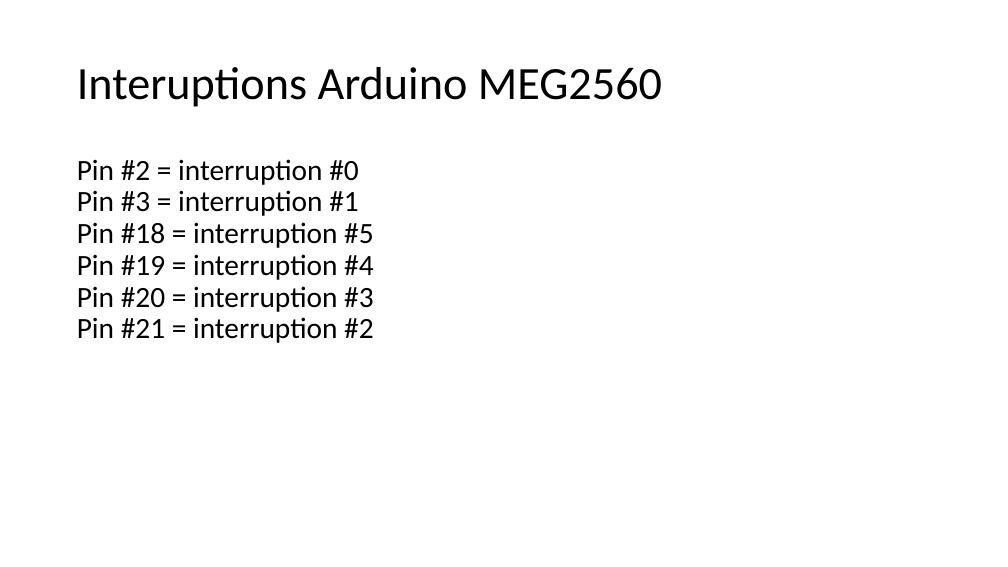
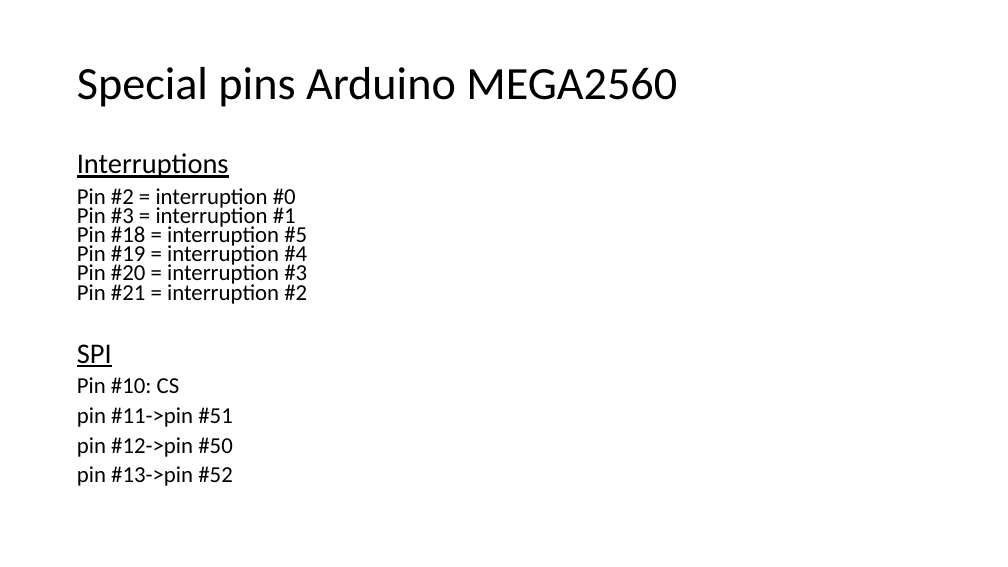
Before and after one commit to RobotEdh/RobotMicroControl, a slide deck: slide 9 of libraries/Diagramm Robot v2.pptx (slide 8 before the commit). Drawn at 1008x567 pixels with LibreOffice and Linux fonts; fonts in the diff are those of the drawing. Boxes give left, top, right and bottom in pixels: in the first picture for what was removed or moved away, otherwise in the second. Text is boxed around its words. In the diff, an @@ line names an element or a change of style, - is before the commit and + after.

```diff
--- a/libraries/Diagramm Robot v2.pptx
+++ b/libraries/Diagramm Robot v2.pptx
@@ title at (77, 67, 677, 107): text changed @@
-Interuptions Arduino MEG2560
+Special pins Arduino MEGA2560
@@ text at (77, 153, 229, 178): paragraph added @@
+Interruptions
@@ text at (77, 188, 307, 304): size 28 to 21.7 pt in "Pin #2 = interruption #0 Pin #3 ..."; line spacing 0.9 to 0.7 @@
@@ text at (77, 344, 232, 486): paragraphs added @@
+SPI
+Pin #10: CS
+pin #11->pin #51
+pin #12->pin #50
+pin #13->pin #52
```
Also in this commit, not shown: 5 other slides changed, 11 other files.
